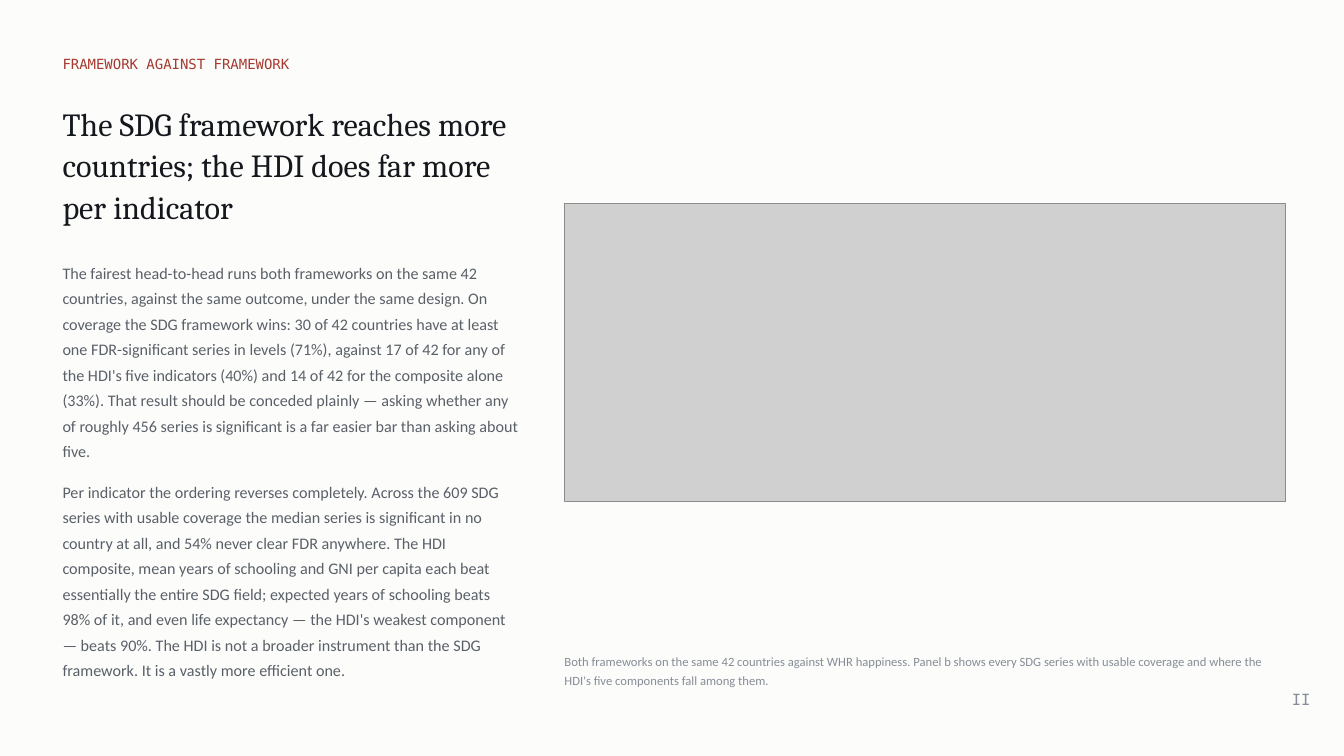
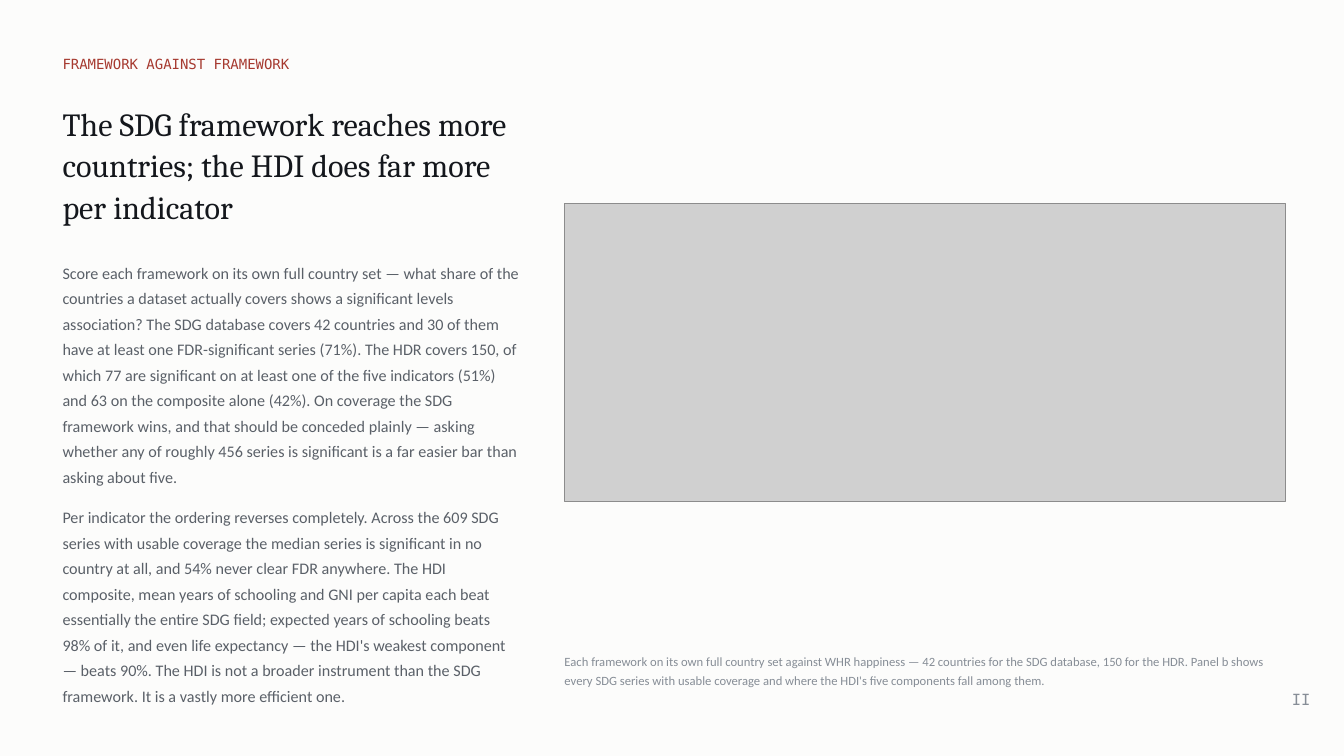
Before and after one commit to cwejnert/HDI-Happiness, a slide deck: slide 11 of deck/Measured_Where_It_Varies.pptx. Drawn at 1344x756 pixels with LibreOffice and Linux fonts; fonts in the diff are those of the drawing; grey boxes stand for pictures. Boxes give left, top, right and bottom in pixels: in the first picture for what was removed or moved away, otherwise in the second. Text is boxed around its words. In the diff, an @@ line names an element or a change of style, - is before the commit and + after.

```diff
--- a/deck/Measured_Where_It_Varies.pptx
+++ b/deck/Measured_Where_It_Varies.pptx
@@ text at (63, 268, 519, 486): text changed @@
-The fairest head-to-head runs both frameworks on the same 42 countries, against the same outcome, under the same design. On coverage the SDG framework wins: 30 of 42 countries have at least one FDR-significant series in levels (71%), against 17 of 42 for any of the HDI's five indicators (40%) and 14 of 42 for the composite alone (33%). That result should be conceded plainly — asking whether any of roughly 456 series is significant is a far easier bar than asking about five.
+Score each framework on its own full country set — what share of the countries a dataset actually covers shows a significant levels association? The SDG database covers 42 countries and 30 of them have at least one FDR-significant series (71%). The HDR covers 150, of which 77 are significant on at least one of the five indicators (51%) and 63 on the composite alone (42%). On coverage the SDG framework wins, and that should be conceded plainly — asking whether any of roughly 456 series is significant is a far easier bar than asking about five.
@@ text at (564, 657, 1263, 687): text changed @@
-Both frameworks on the same 42 countries against WHR happiness. Panel b shows every SDG series with usable coverage and where the HDI's five components fall among them.
+Each framework on its own full country set against WHR happiness — 42 countries for the SDG database, 150 for the HDR. Panel b shows every SDG series with usable coverage and where the HDI's five components fall among them.
```
Also in this commit, not shown: 3 other files.
